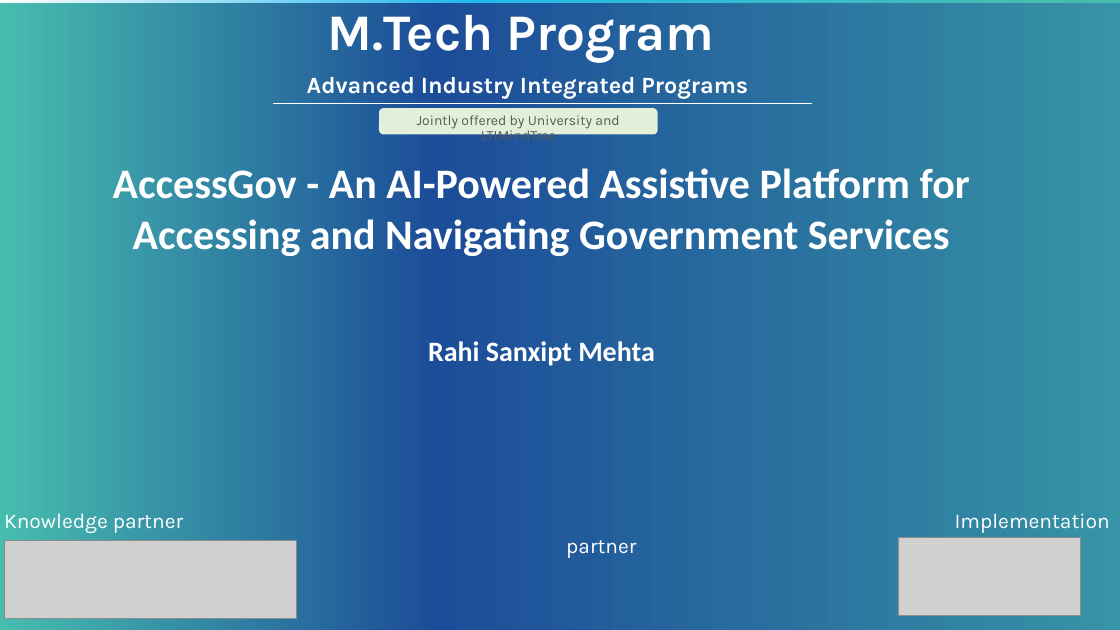
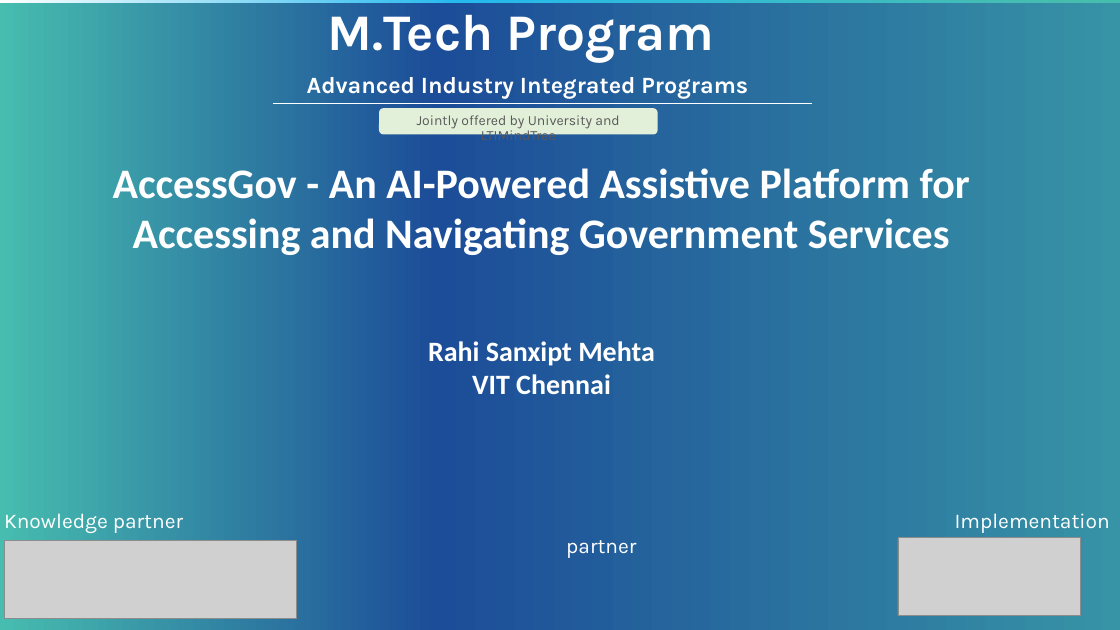
Before and after one commit to MehtaRahi/AccessGov, a slide deck: slide 1 of T9998_VIT-Chennai_Rahi_Sanxipt_Mehta_Review1.pptx. Drawn at 1120x630 pixels with LibreOffice and Linux fonts; fonts in the diff are those of the drawing; grey boxes stand for pictures; background and template pictures are left out. Boxes give left, top, right and bottom in pixels: in the first picture for what was removed or moved away, otherwise in the second. Text is boxed around its words. In the diff, an @@ line names an element or a change of style, - is before the commit and + after.

Commit message:
docs: update VIT-Chennai review presentation for project Rahi

```diff
--- a/T9998_VIT-Chennai_Rahi_Sanxipt_Mehta_Review1.pptx
+++ b/T9998_VIT-Chennai_Rahi_Sanxipt_Mehta_Review1.pptx
@@ text at (472, 374, 611, 394): paragraph added @@
+VIT Chennai
```
